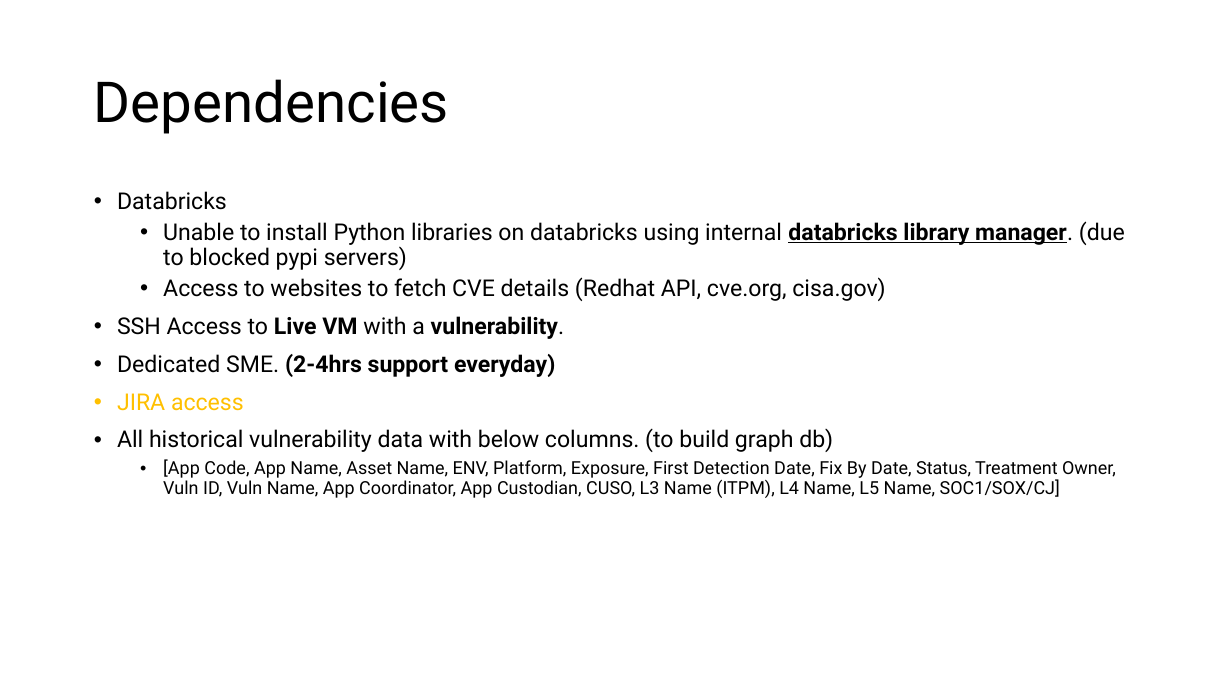
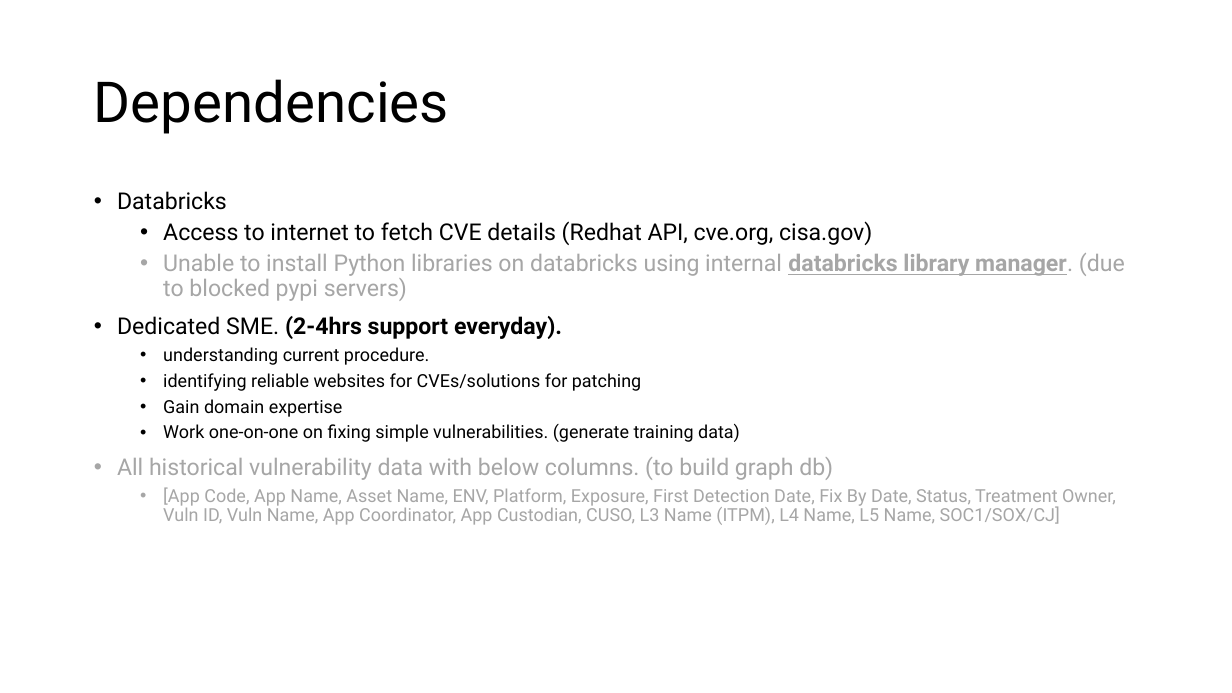
Before and after one commit to NotYeshwanthReddy/agentic_cve_patcher, a slide deck: slide 8 of docs/SHIRE MVP Plan.pptx (slide 5 before the commit). Drawn at 1232x693 pixels with LibreOffice and Linux fonts; fonts in the diff are those of the drawing. Boxes give left, top, right and bottom in pixels: in the first picture for what was removed or moved away, otherwise in the second. Text is boxed around its words. In the diff, an @@ line names an element or a change of style, - is before the commit and + after.

```diff
--- a/docs/SHIRE MVP Plan.pptx
+++ b/docs/SHIRE MVP Plan.pptx
@@ text at (163, 221, 872, 245): paragraph added @@
+  • Access to internet to fetch CVE details (Redhat API, cve.org, cisa.gov)
@@ text at (117, 253, 1125, 525): text colour #000000 to #A6A6A6 in "Unable to install Python libraries on databricks ...", "All historical vulnerability data with below columns. ...", "[App Code, App Name, Asset Name, ENV, ..." @@
@@ text at (117, 316, 740, 442): text changed; size 18 to 14 pt @@
-  • Access to websites to fetch CVE details (Redhat API, cve.org, cisa.gov)
-• SSH Access to Live VM with a vulnerability.
-• Dedicated SME. (2-4hrs support everyday)
-• JIRA access
+• Dedicated SME. (2-4hrs support everyday).
+  • understanding current procedure.
+  • identifying reliable websites for CVEs/solutions for patching
+  • Gain domain expertise
+  • Work one-on-one on fixing simple vulnerabilities. (generate training data)
```
Also in this commit, not shown: 4 other slides changed, 4 slides added.
